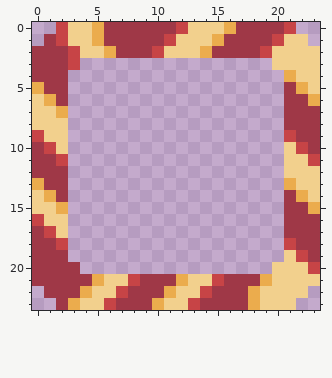
One commit to this pixel-art file: Box of Curiosity/ArtAssets/Spr_Button_sprite.aseprite. Above is the file before it was changed.
24x24 pixels, 1 frame.
The same view after the edit:
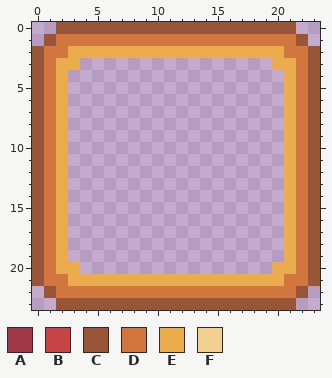
Palette (. is transparent): A #9f3847  B #c74446  C #975638  D #d0763e  E #ebac4d  F #f2d08d
The edit:
layer "Layer 4" added
Changed rows in their new state; - is an unchanged pixel.
Layer "Layer 4":
first column x 0:
 0 --CCCCCCCCCCCCCCCCCCCC--
 1 -CDDDDDDDDDDDDDDDDDDDDC-
 2 CDDEEE-EEEEEEE-EEEEEEDDC
 3 CDEE----------------EEDC
 4 CDE-------------------DC
 5 CDE------------------EDC
 6 CDE------------------EDC
 7 CD-------------------EDC
 8 CDE------------------EDC
 9 CDE------------------EDC
10 CDE------------------EDC
11 CDE------------------EDC
12 CDE------------------EDC
13 CDE-------------------DC
14 CDE------------------EDC
15 CD-------------------EDC
16 CDE------------------EDC
17 CDE------------------EDC
18 CDE------------------EDC
19 CDE------------------EDC
20 CDEE----------------EEDC
21 CDDEE-EEEEEE-EEEEEE-EDDC
22 -CDDDDDDDDDDDDDDDDDDDDC-
23 --CCCCCCCCCCCCCCCCCCCC--
